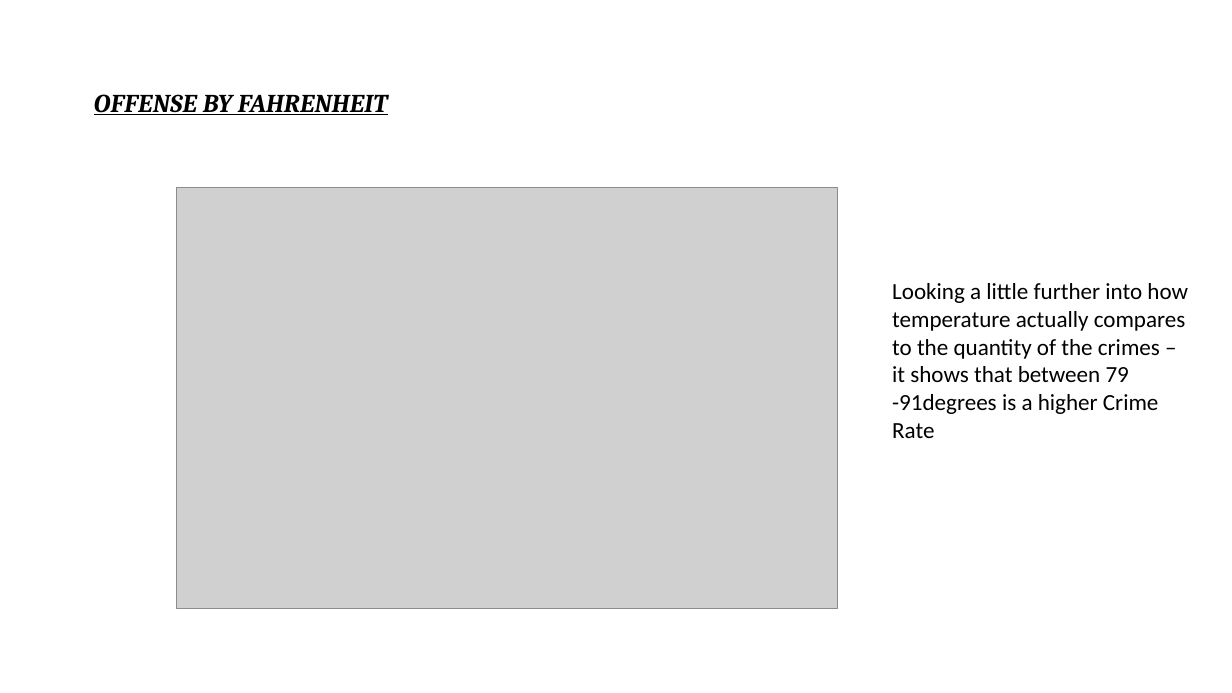
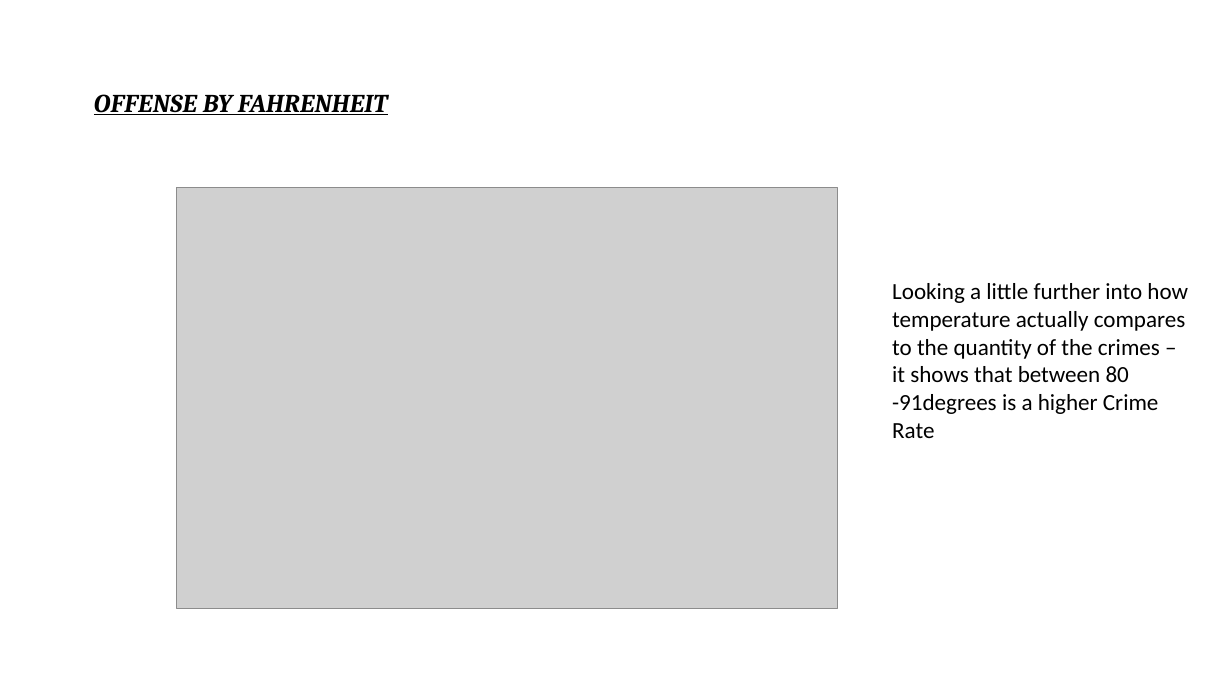
Before and after one commit to Yhuelcher/Crime-Project, a slide deck: slide 13 of Crime Prediction Project.pptx (slide 11 before the commit). Drawn at 1232x693 pixels with LibreOffice and Linux fonts; fonts in the diff are those of the drawing; grey boxes stand for pictures. Boxes give left, top, right and bottom in pixels: in the first picture for what was removed or moved away, otherwise in the second. Text is boxed around its words. In the diff, an @@ line names an element or a change of style, - is before the commit and + after.

```diff
--- a/Crime Prediction Project.pptx
+++ b/Crime Prediction Project.pptx
@@ text at [892, 283, 1188, 382]: text changed @@
-Looking a little further into how temperature actually compares to the quantity of the crimes – it shows that between 79
+Looking a little further into how temperature actually compares to the quantity of the crimes – it shows that between 80
```
Also in this commit, not shown: 5 other slides changed, 6 slides added, 1 slide removed, 1 other file.
